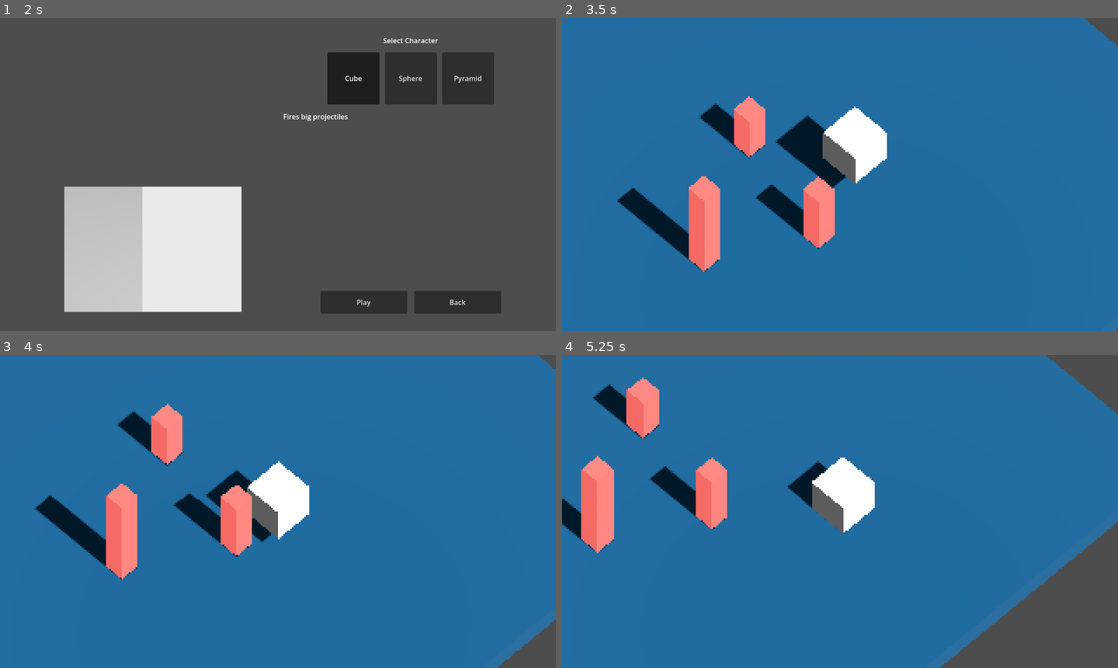
Above: before the commit, frames 1-4 (two rows, left to right).
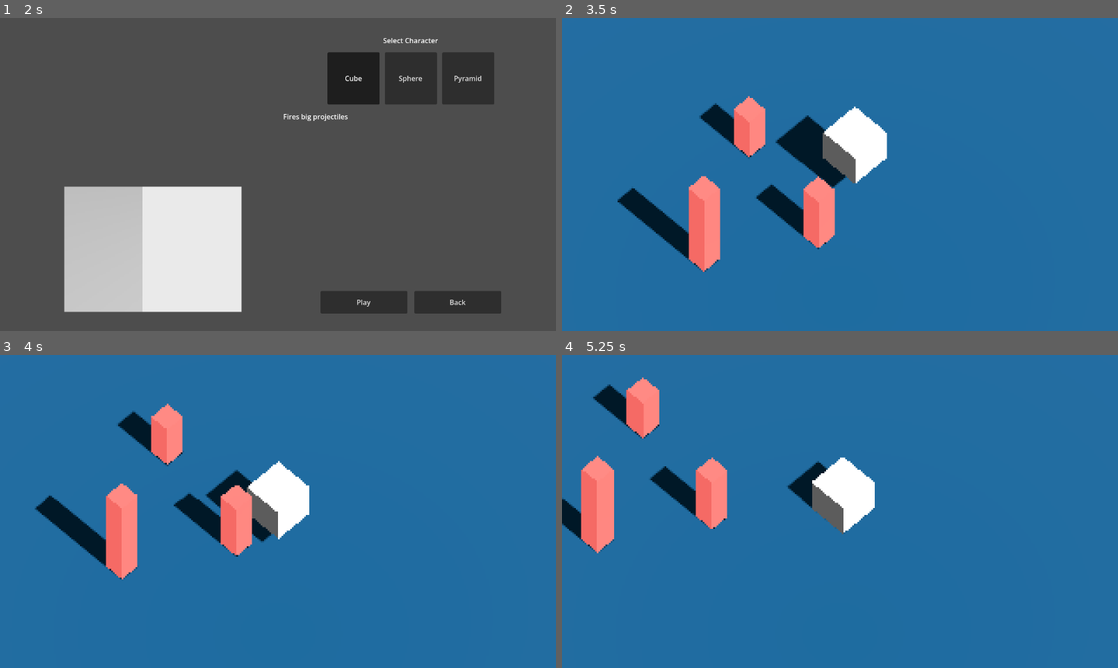
Above: after the commit, the same moments.

Repository: JONE-500-007/POLYGONE
Game: Godot game, scene res://scenes/main_menu.tscn
The game is run twice, just before and just after one commit, with the same random seed, the same clock (stepped at 60 frames per second) and the same inputs.
Inputs (mouse positions are in pixels of both pictures, inside the frame that each line leads up to):
- Up to frame 1 (2 s): click "Play" at 0.5 s; click "Solo" at 1.25 s
- Up to frame 2 (3.5 s): click "Play" at 2 s; tap Enter at 2.75 s; move the mouse to (962, 158) at 2.77 s; hold D (move_right) from 2.78 s (still down); click (962, 158) at 2.92 s; tap Space (jump) at 3.02 s
- Up to frame 3 (4 s): move the mouse to (166, 527) at 3.52 s; release D (move_right) at 3.53 s; hold S (move_back) from 3.53 s (still down); tap Space (jump) at 3.77 s
- Up to frame 4 (5.25 s): move the mouse to (895, 442) at 4.27 s; release S (move_back) at 4.28 s; hold D (move_right) 4.28-5.03 s; move the mouse to (812, 574) at 5.02 s; hold W (move_forward) from 5.03 s (still down); click (812, 574) at 5.17 s

Frame 1 is identical in both runs. In frame 2, 0.3% of the frame differs, in the area x 94-100%, y 0-100%; in frame 3, 0.9%; in frame 4, 8.8%, in the area x 68-100%, y 0-100%.

Commit message:
yoyoyoyoyoyoyoyoyoyoyoy

Diff:
--- a/scenes/main.tscn
+++ b/scenes/main.tscn
@@ -18,14 +18,14 @@
 shader_parameter/line_darkness = 0.9
 
 [sub_resource type="BoxMesh" id="BoxMesh_s1fef"]
-size = Vector3(32, 1, 32)
+size = Vector3(128, 1, 128)
 
 [sub_resource type="StandardMaterial3D" id="StandardMaterial3D_khhxn"]
 diffuse_mode = 3
 albedo_color = Color(0.07467259, 0.31866586, 0.4719807, 1)
 
 [sub_resource type="BoxShape3D" id="BoxShape3D_wp5od"]
-size = Vector3(32, 1, 32)
+size = Vector3(128, 1, 128)
 
 [sub_resource type="StandardMaterial3D" id="StandardMaterial3D_sgp6g"]
 diffuse_mode = 3
@@ -42,9 +42,15 @@
 material = SubResource("StandardMaterial3D_sgp6g")
 size = Vector3(1, 2.7217712, 1)
 
+[sub_resource type="BoxShape3D" id="BoxShape3D_sugp2"]
+size = Vector3(1, 2.404, 1)
+
 [sub_resource type="BoxMesh" id="BoxMesh_jyhfs"]
 material = SubResource("StandardMaterial3D_sgp6g")
 size = Vector3(1, 5.4827576, 1)
+
+[sub_resource type="BoxShape3D" id="BoxShape3D_jyhfs"]
+size = Vector3(1, 3.784, 1)
 
 [node name="Main" type="Node" unique_id=1295472433]
 
@@ -106,9 +112,19 @@
 transform = Transform3D(1, 0, 0, 0, 1, 0, 0, 0, 1, 0.5271537, 2.403505, -2.2551131)
 mesh = SubResource("BoxMesh_sugp2")
 
+[node name="StaticBody3D" type="StaticBody3D" parent="PixelContainer/SubViewport/World/Crate2" unique_id=817345143]
+
+[node name="CollisionShape3D" type="CollisionShape3D" parent="PixelContainer/SubViewport/World/Crate2/StaticBody3D" unique_id=2115605686]
+shape = SubResource("BoxShape3D_sugp2")
+
 [node name="Crate3" type="MeshInstance3D" parent="PixelContainer/SubViewport/World" unique_id=1525516149]
 transform = Transform3D(1, 0, 0, 0, 1, 0, 0, 0, 1, -5.323718, 3.7839983, 0.72523355)
 mesh = SubResource("BoxMesh_jyhfs")
 
+[node name="StaticBody3D" type="StaticBody3D" parent="PixelContainer/SubViewport/World/Crate3" unique_id=1057595533]
+
+[node name="CollisionShape3D" type="CollisionShape3D" parent="PixelContainer/SubViewport/World/Crate3/StaticBody3D" unique_id=511728826]
+shape = SubResource("BoxShape3D_jyhfs")
+
 [node name="Player" parent="PixelContainer/SubViewport/World" unique_id=1848015166 instance=ExtResource("2_0wfyh")]
 transform = Transform3D(1, 0, 0, 0, 1, 0, 0, 0, 1, 0, 6, 0)
